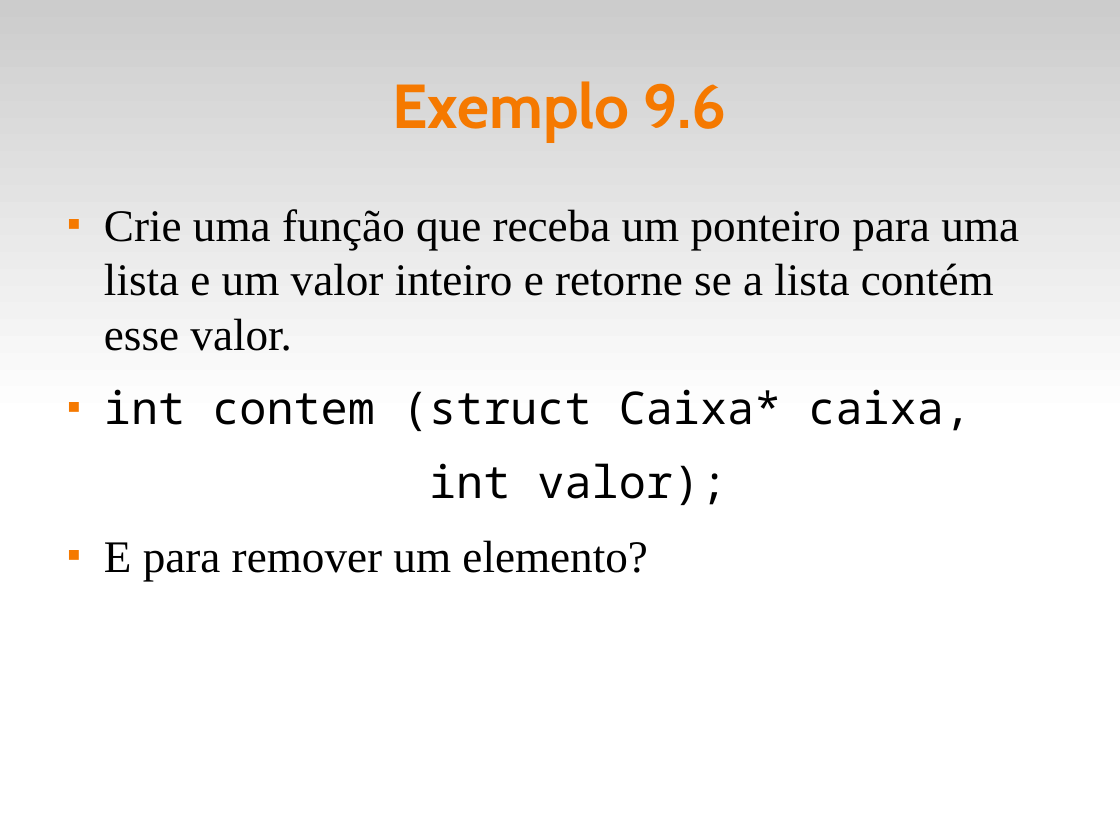
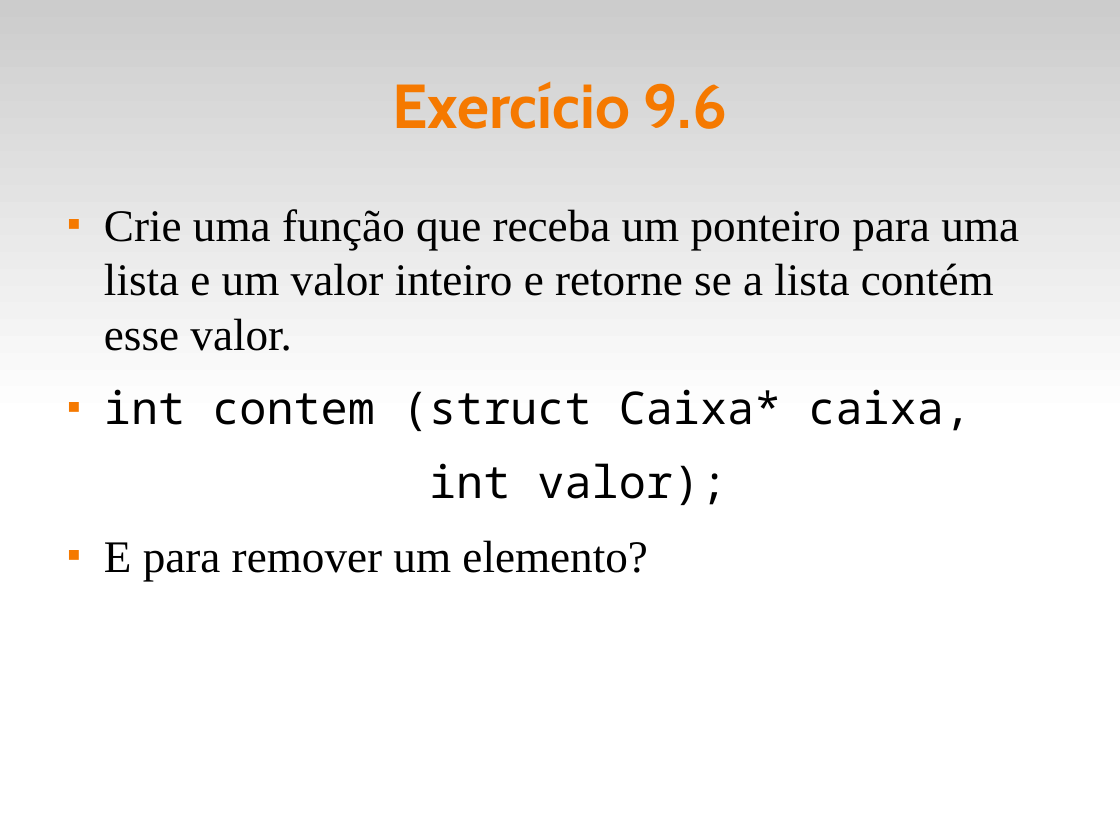
Before and after one commit to fsantanna-uerj/LP1, a slide deck: slide 14 of Slides/lp1-09-listas.odp. Drawn at 1120x840 pixels with LibreOffice and Linux fonts; fonts in the diff are those of the drawing. Boxes give left, top, right and bottom in pixels: in the first picture for what was removed or moved away, otherwise in the second. Text is boxed around its words. In the diff, an @@ line names an element or a change of style, - is before the commit and + after.

```diff
--- a/Slides/lp1-09-listas.odp
+++ b/Slides/lp1-09-listas.odp
@@ title at [392,81,727,129]: text changed @@
-Exemplo 9.6
+Exercício 9.6
```
Also in this commit, not shown: 8 other slides changed, 2 other files.
